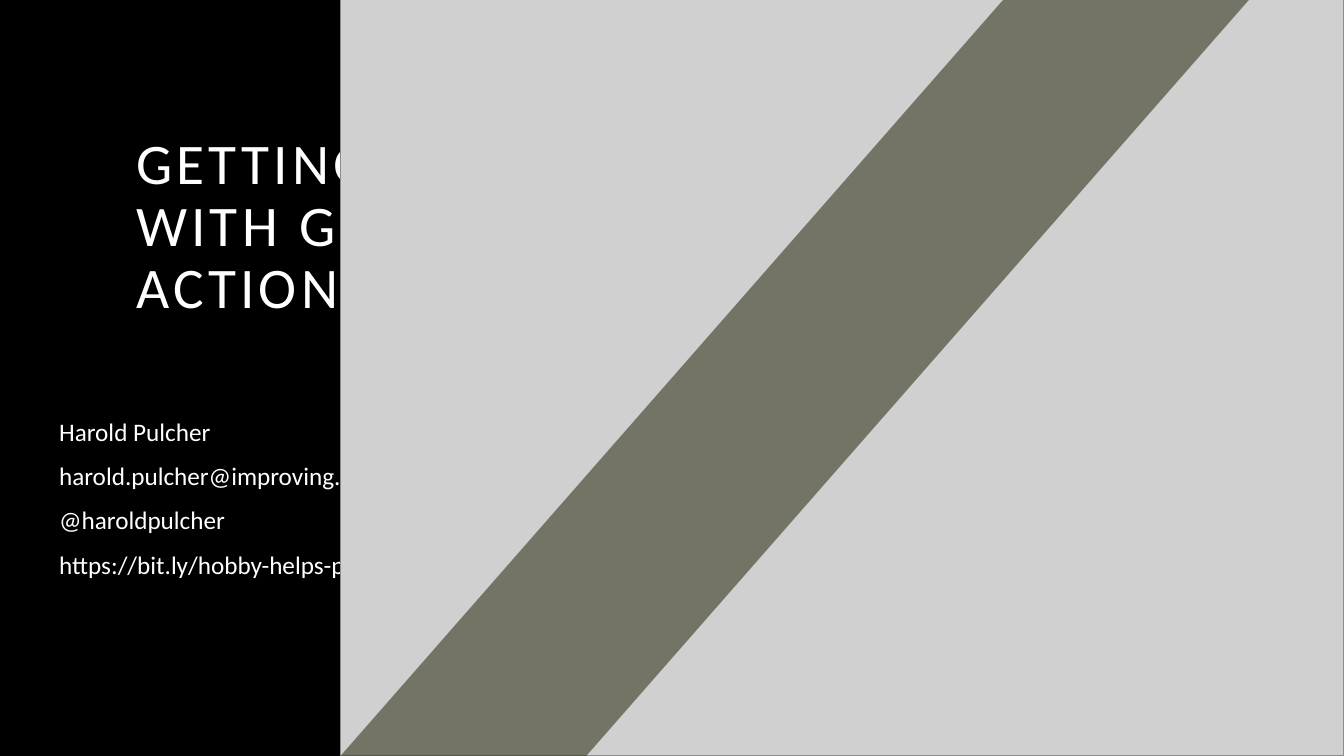
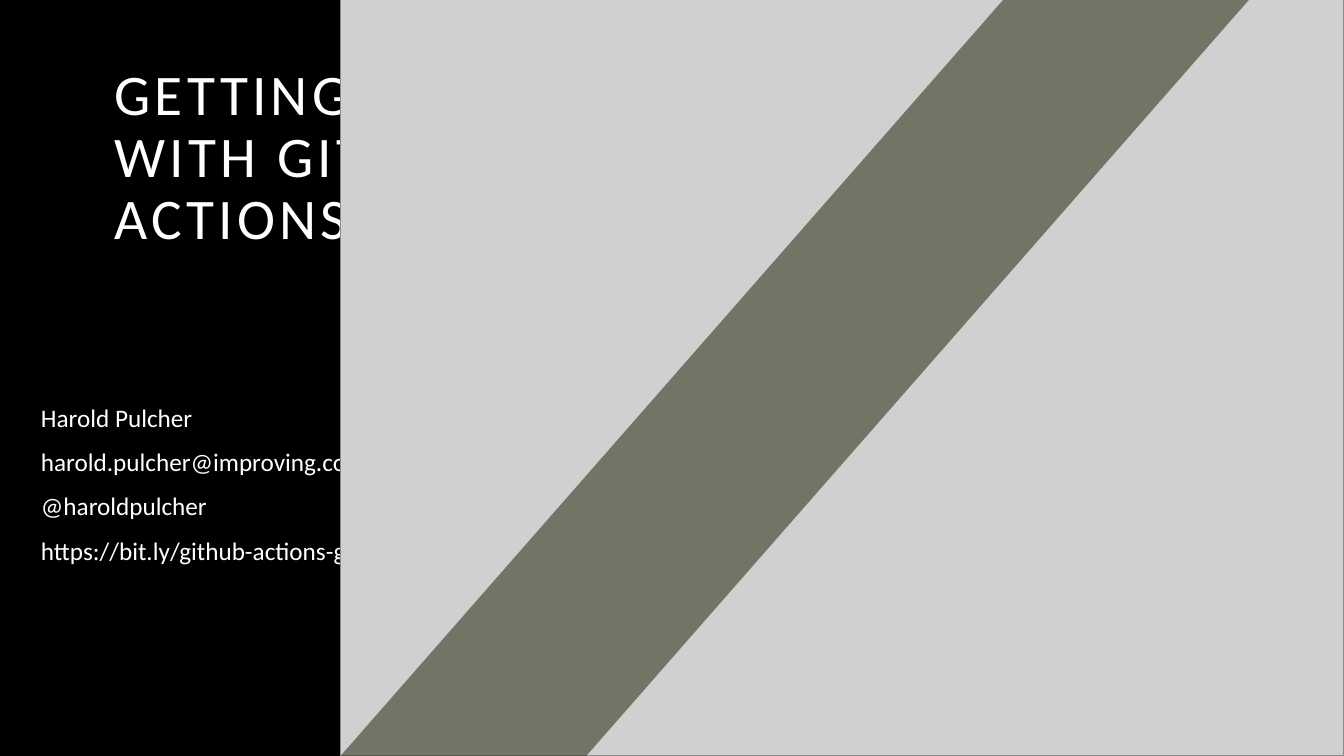
Before and after one commit to pulcher/github-actions-getting-started, a slide deck: slide 1 of getting-started-with-github-actions.pptx. Drawn at 1344x756 pixels with LibreOffice and Linux fonts; fonts in the diff are those of the drawing; grey boxes stand for pictures. Boxes give left, top, right and bottom in pixels: in the first picture for what was removed or moved away, otherwise in the second. Text is boxed around its words. In the diff, an @@ line names an element or a change of style, - is before the commit and + after.

Commit message:
getting ready for the presentation

```diff
--- a/getting-started-with-github-actions.pptx
+++ b/getting-started-with-github-actions.pptx
@@ title "GETTING STARTED WITH GITHUB ACTIONS" moved from (x1=136, y1=137, x2=502, y2=322) to (x1=115, y1=68, x2=481, y2=253) @@
@@ subtitle "Harold Pulcher" moved from (x1=59, y1=423, x2=438, y2=580) to (x1=41, y1=409, x2=484, y2=566) @@
@@ subtitle at (x1=41, y1=539, x2=484, y2=566): text changed @@
-https://bit.ly/hobby-helps-profession
+https://bit.ly/github-actions-getting-started
```
Also in this commit, not shown: 2 other files.
